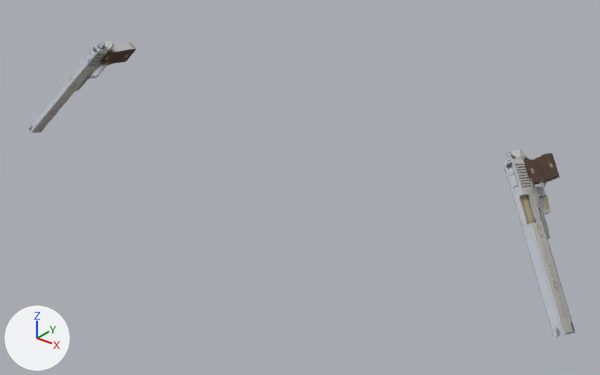
The glTF model source/Games/ShooterGame/GameData/models/player/weapons/pistol/pistol_tp.glb as it was, and as the next commit left it.
Before and after are seen from a 50 mm camera at (1.14, -1.429, 1.672) aimed at (0.081, -0.105, 0.851). Lighting does not change. The marker at lower left points along +X, +Y and +Z. The picture after the commit comes second. Where no turn or scale is listed for an object, it has been applied to the vertices.

Objects in the first picture: 'w_l.001', 'w_r'.
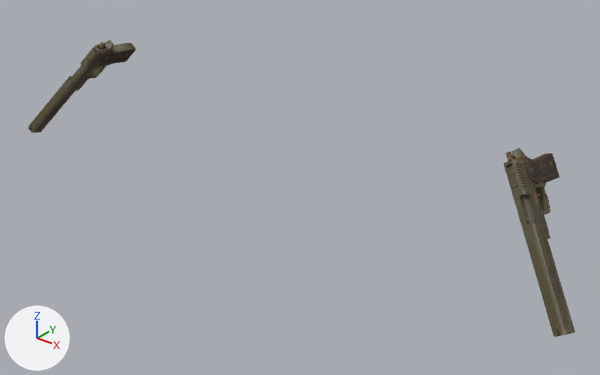
What changed in the scene script:
```text
Add img_pistoltex:
    img_pistoltex = load_image('pistolTex', '_unpacked/pistolTex', 1035, 465, 'sRGB')
Change mat_material_001:
    where n4 = _N.new('ShaderNodeTexImage'); n4.name = 'Image Texture'
    n4.image: img_pistol -> img_pistoltex
```

Boxes [x1, y1, x2, y2] around the edits, measured in the pictures (600 x 375 px):
'w_l.001', surface changed (grey to brown)
    both: [504, 148, 575, 337]
'w_r', surface changed (grey to brown)
    both: [28, 40, 136, 133]
